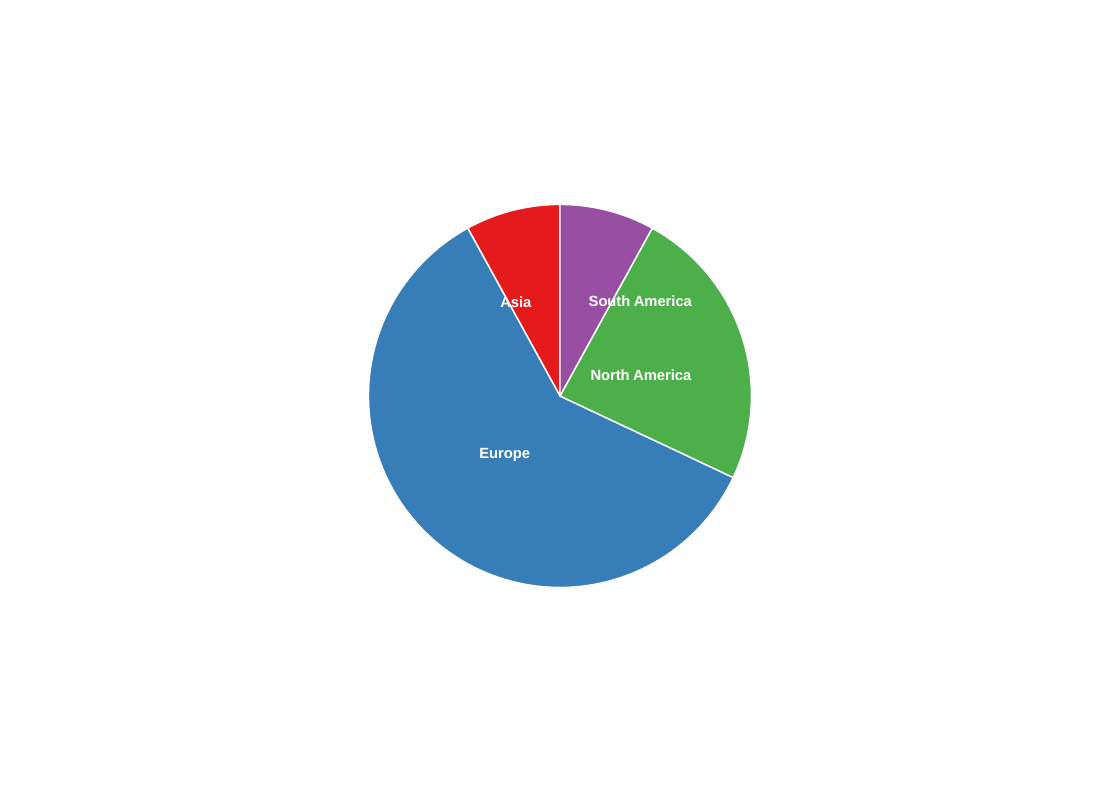
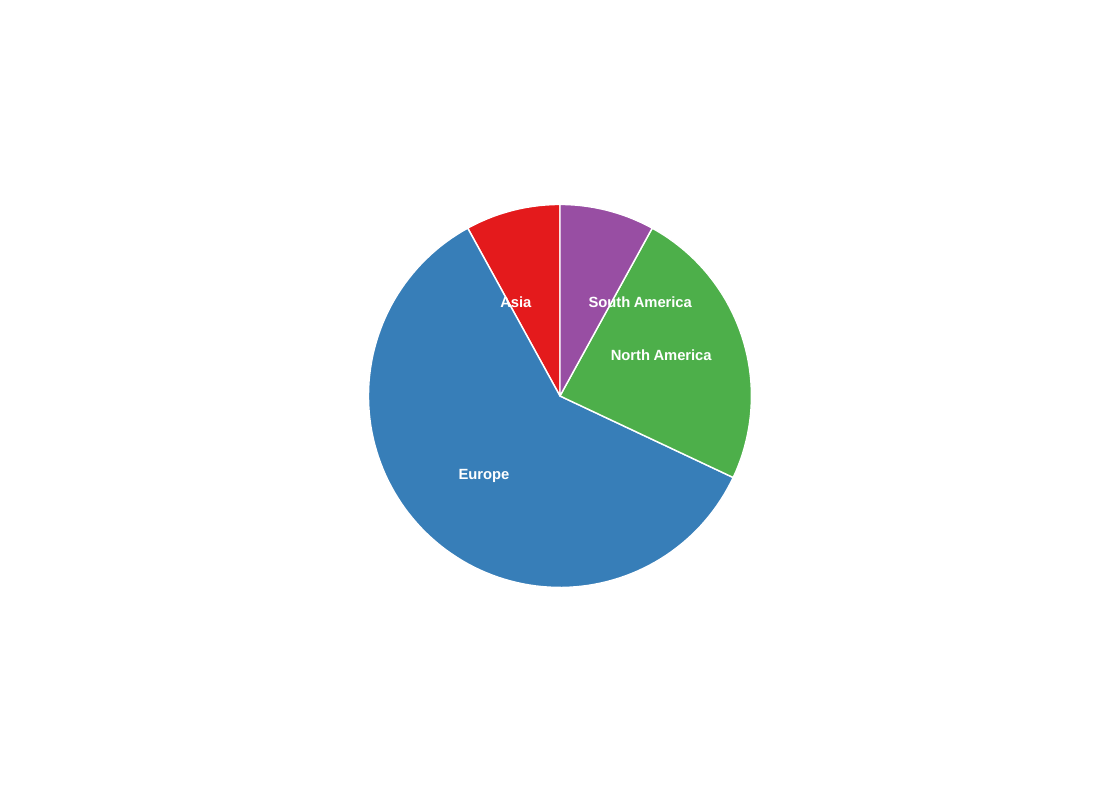
Before and after one commit to gaospecial/probiotics, a slide deck: slide 1 of _book/plot/global-organization-country-1.pptx. Drawn at 1120x792 pixels with LibreOffice and Linux fonts; fonts in the diff are those of the drawing. Boxes give left, top, right and bottom in pixels: in the first picture for what was removed or moved away, otherwise in the second. Text is boxed around its words. In the diff, an @@ line names an element or a change of style, - is before the commit and + after.

```diff
--- a/_book/plot/global-organization-country-1.pptx
+++ b/_book/plot/global-organization-country-1.pptx
@@ text "North America": place and size @@
-text "North America" at [591,369,691,380]
+text "North America" at [611,349,712,360]
@@ text "Europe": place and size @@
-text "Europe" at [479,448,530,461]
+text "Europe" at [459,469,510,482]
```
Also in this commit, not shown: 20 other files.
